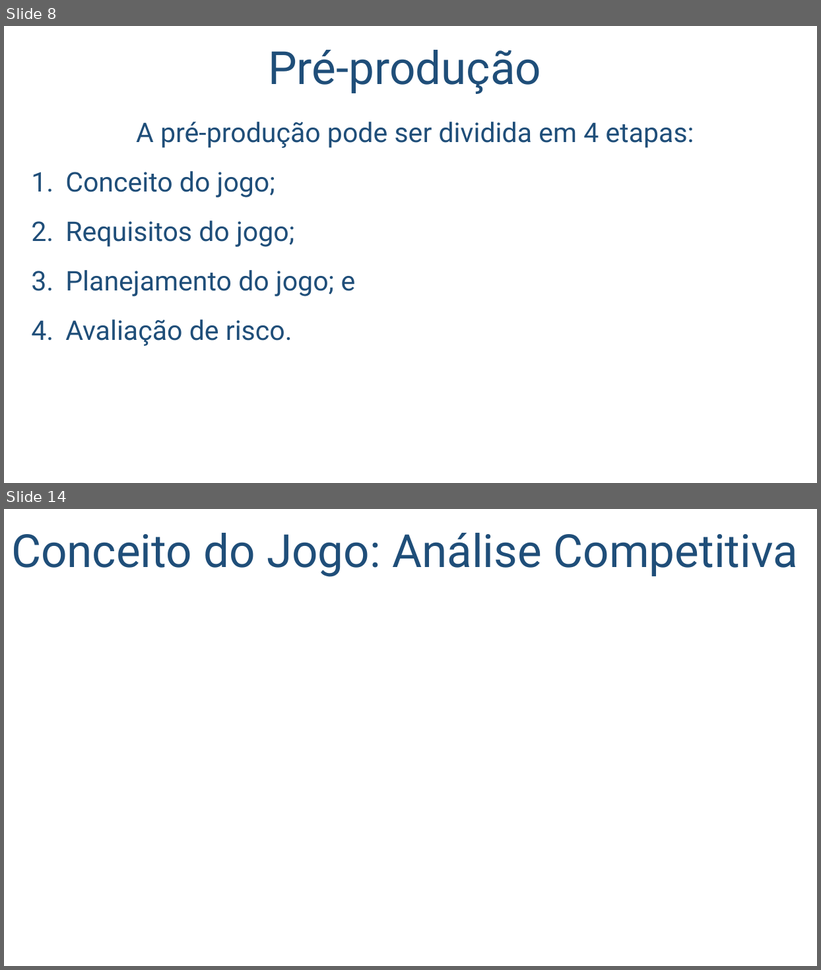
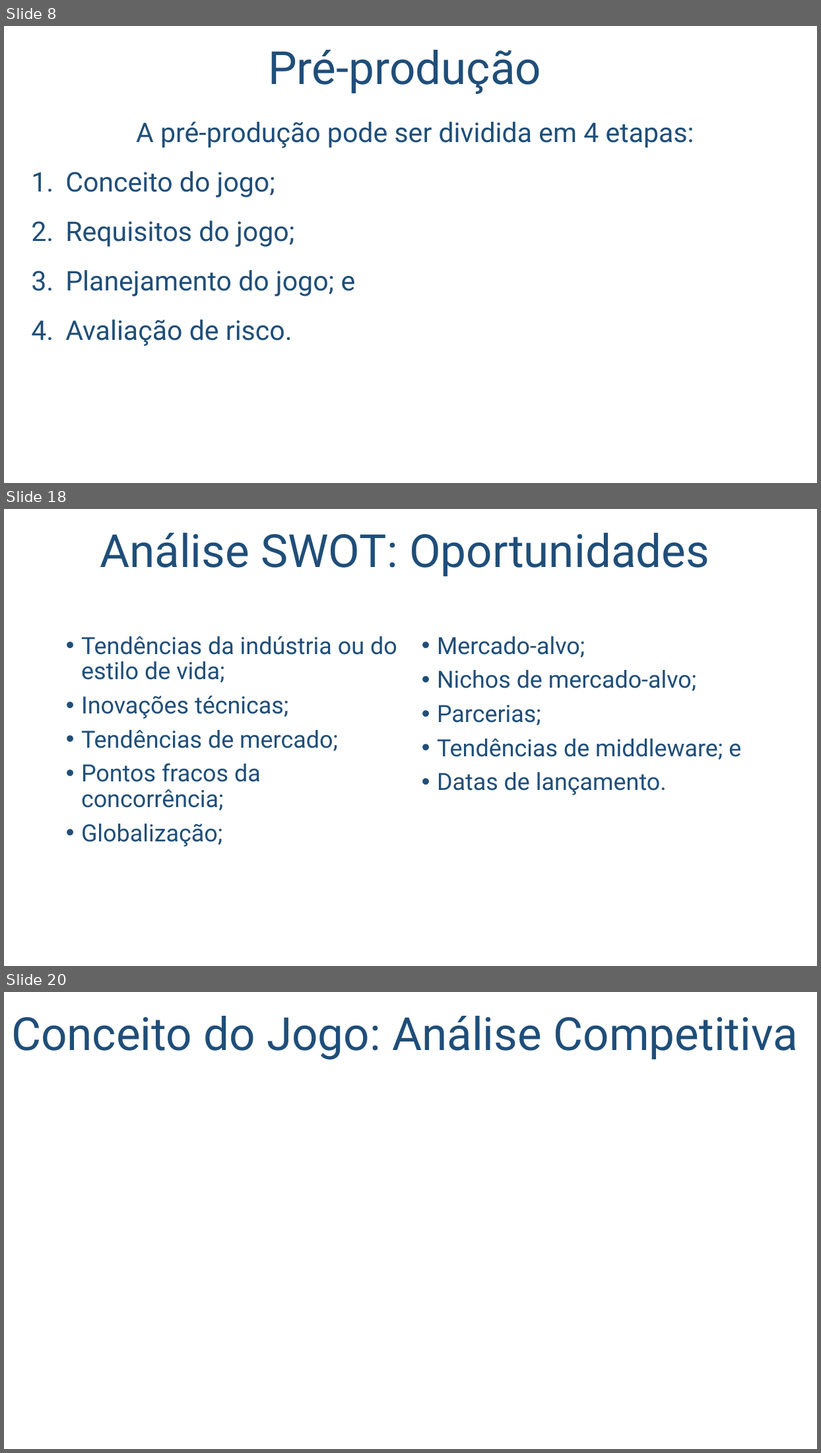
Before and after one commit to salmo-jr/public-slides, a slide deck: engenharia-de-software.pptx. Shown one above the other, each under a label of ours: slides 8 and 14 before the commit, slides 8, 18 and 20 after it; the slides between them are not shown. The pictures are 821x970 and 821x1453 pixels, drawn with LibreOffice and Linux fonts; fonts in the diff are those of the drawing; background and template pictures are left out. Boxes give left, top, right and bottom in pixels: in the first picture for what was removed or moved away, otherwise in the second. Text is boxed around its words. In the diff, an @@ line names an element or a change of style, - is before the commit and + after.

```diff
--- a/engenharia-de-software.pptx
+++ b/engenharia-de-software.pptx
@@ slide 18 added at bbox=[4, 509, 817, 966], background picture (left out) @@
@@ title added at bbox=[100, 533, 710, 576], 54 pt, text #1F4E79 @@
+Análise SWOT: Oportunidades
@@ text added at bbox=[81, 636, 397, 847], 28 pt, text #1F4E79 @@
+• Tendências da indústria ou do estilo de vida;
+• Inovações técnicas;
+• Tendências de mercado;
+• Pontos fracos da concorrência;
+• Globalização;
@@ text added at bbox=[437, 636, 741, 795], 28 pt, text #1F4E79 @@
+• Mercado-alvo;
+• Nichos de mercado-alvo;
+• Parcerias;
+• Tendências de middleware; e
+• Datas de lançamento.
@@ what was slide 14 is now slide 20 @@
```
Also in this commit, not shown: 5 slides changed, 5 other slides added, 1 other file.
